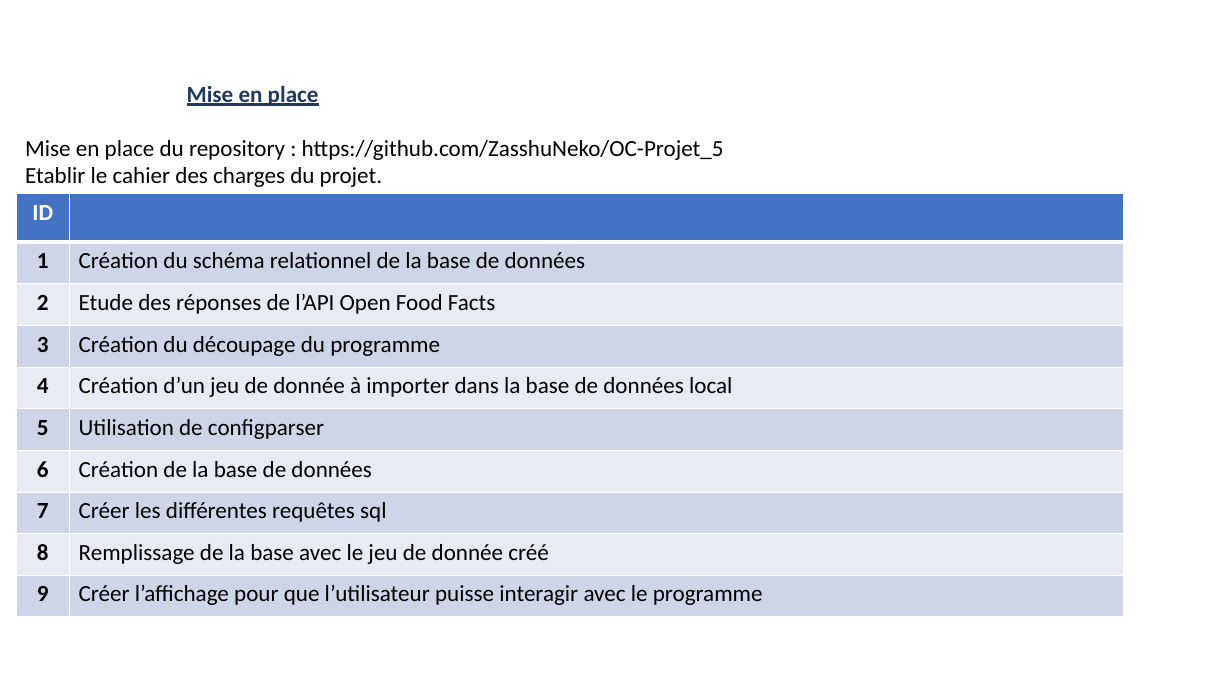
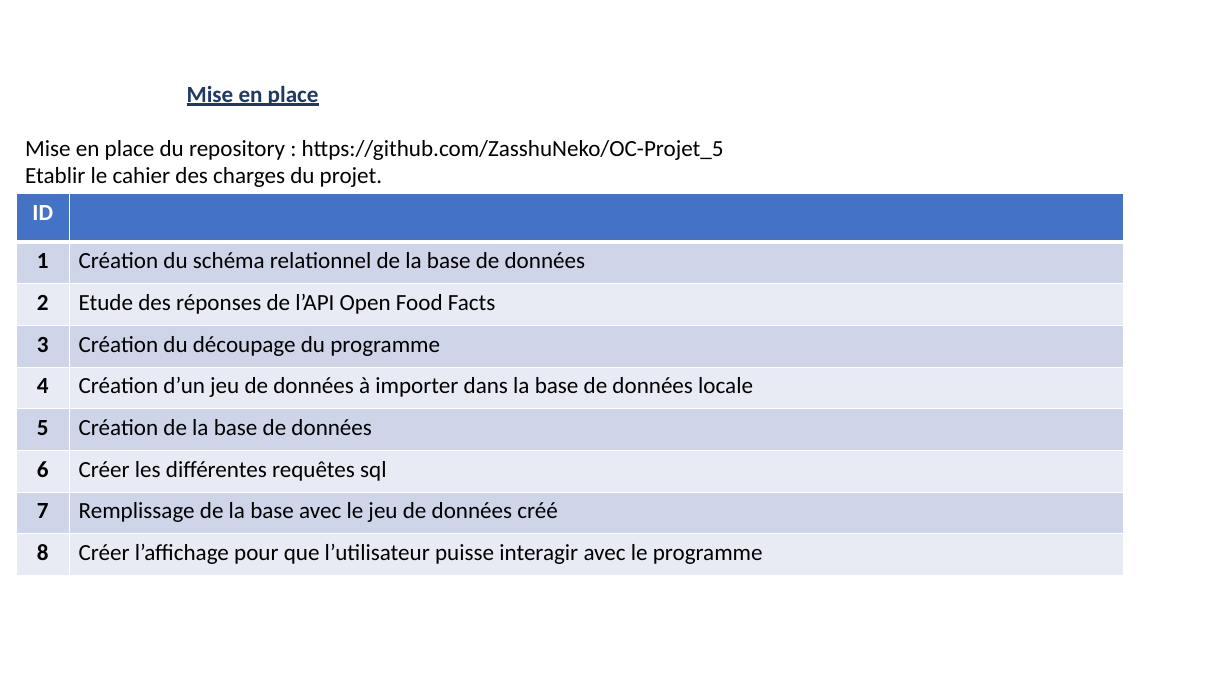
Before and after one commit to ZasshuNeko/OC-Projet_5, a slide deck: slide 2 of Documents/Présentation - OC - Projet n°5.pptx. Drawn at 1232x693 pixels with LibreOffice and Linux fonts; fonts in the diff are those of the drawing; background and template pictures are left out. Boxes give left, top, right and bottom in pixels: in the first picture for what was removed or moved away, otherwise in the second. Text is boxed around its words. In the diff, an @@ line names an element or a change of style, - is before the commit and + after.

```diff
--- a/Documents/Présentation - OC - Projet n°5.pptx
+++ b/Documents/Présentation - OC - Projet n°5.pptx
@@ table at bbox=[16, 194, 1123, 576] @@
-row 5: 4 | Création d’un jeu de donnée à importer dans la base de données local
-row 6: 5 | Utilisation de configparser
-row 7: 6 | Création de la base de données
-row 8: 7 | Créer les différentes requêtes sql
-row 9: 8 | Remplissage de la base avec le jeu de donnée créé
-row 10: 9 | Créer l’affichage pour que l’utilisateur puisse interagir avec le programme
+row 5: 4 | Création d’un jeu de données à importer dans la base de données locale
+row 6: 5 | Création de la base de données
+row 7: 6 | Créer les différentes requêtes sql
+row 8: 7 | Remplissage de la base avec le jeu de données créé
+row 9: 8 | Créer l’affichage pour que l’utilisateur puisse interagir avec le programme
```
Also in this commit, not shown: 7 other slides changed, 9 other files.
